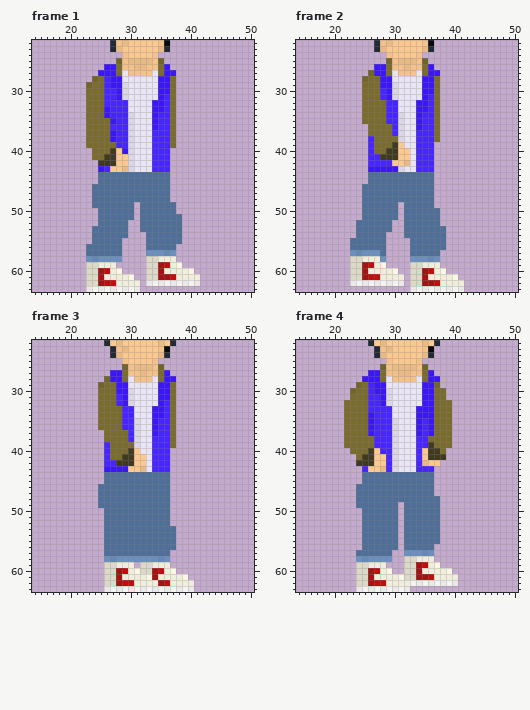
Pixel-art file, stored at Assets/art/hamilton/Characters/Hef/HefWalkR.aseprite. The first picture shows the starting point.
64x64 pixels, 5 frames. Pixels under 10% opacity are left out. Colours within 5 levels of each other are drawn and written as one. Shown: frame 1: x 14..50, y 22..63; frame 2: x 14..50, y 22..63; frame 3: x 14..50, y 22..63; frame 4: x 14..50, y 22..63. The commit also changed other frames or places, which this record leaves out.
Once edited:
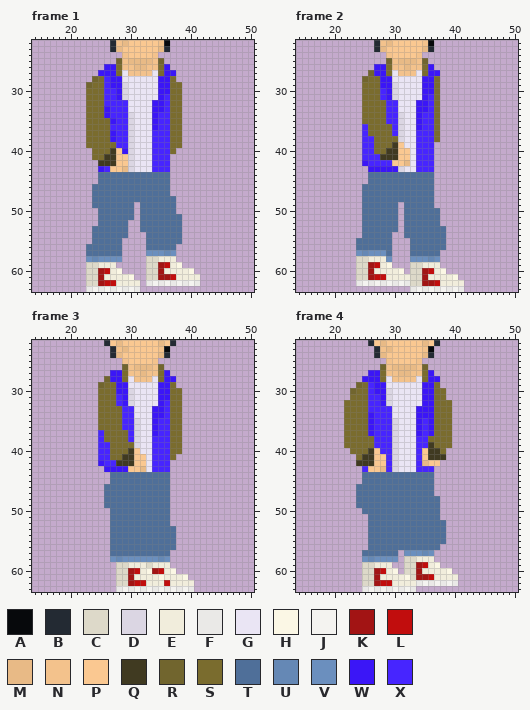
Palette (. is transparent): A #07090c  B #232a33  C #ddd9c9  D #dbd6e3  E #f1eddc  F #eae9e7  G #eae5f4  H #fbf7e5  J #f4f3f0  K #a21414  L #c10d0d  M #e8ba86  N #f3c28c  P #fac891  Q #403a21  R #71652e  S #7a6c2e  T #4f6f99  U #6588b5  V #6b8fbe  W #3b16f7  X #4725ff
What changed:
Frame 1:
y 29..39: x 38 . -> S
y 40: x 37 . -> S
y 48: x 37 . -> T
Frame 2:
y 36..41: x 25 . -> X
y 42: x 25 . -> W
y 52..53: x 24 T -> .; x 30 . -> T
y 54: x 24 T -> .; x 29 . -> T
y 55..56: x 23 T -> .; x 29 . -> T
y 57: x 23..25 VUV -> .VU; x 28..29 T. -> VT
y 58: x 23 C -> .; x 25 E -> C; x 28..29 V. -> EV
y 59: x 23 C -> .; x 25..29 KLEH. -> CKLEH
y 60: x 23 C -> .; x 25..26 KE -> CK; x 30..31 H. -> EH
y 61: x 23 C -> .; x 25..26 KL -> CK; x 28 E -> L; x 32 . -> E
y 62: x 23..32 FJFJFJFJF. -> .FJFJFJFJF
Frame 3:
y 30..36: x 38 . -> S
y 37..39: x 25 . -> X; x 38 . -> S
y 40: x 25 . -> X; x 37..38 .. -> SS
y 41: x 25 . -> X; x 37 . -> S
y 42: x 25 . -> W
y 44..45: x 26 T -> .
y 46..49: x 25 T -> .
y 50..57: x 26 T -> .
y 58: x 26..28 VUV -> .VU
y 59: x 26..29 CCEE -> ..CC; x 31..32 .C -> EE
y 60: x 26..33 CCKLEHCC -> ..CCKLEH
y 61: x 26..30 CCKEE -> ..CCK; x 33..35 HKE -> EEH
y 62: x 26..32 CCKLLEE -> ..CCKLL; x 35 K -> E
y 63: x 26..27 FJ -> ..
Frame 4:
y 29: x 37 R -> S
y 49..50: x 31 . -> T
y 51: x 25 T -> .; x 31 . -> T
y 52..55: x 25 T -> .; x 31 . -> T; x 38 . -> T
y 56: x 25 T -> .; x 31 . -> T; x 37 . -> T
y 57: x 24 T -> .; x 30 . -> T
y 58: x 24..26 VUV -> .VU; x 30 . -> V
y 59: x 24 C -> .; x 26 E -> C; x 29 . -> E
y 60: x 24 C -> .; x 26..30 KLEH. -> CKLEH
y 61: x 24 C -> .; x 26..27 KE -> CK; x 31..32 HC -> EH
y 62: x 24 C -> .; x 26..27 KL -> CK; x 29 E -> L; x 33 J -> E
y 63: x 24..33 FJFJFJFJF. -> .FJFJFJFJF
